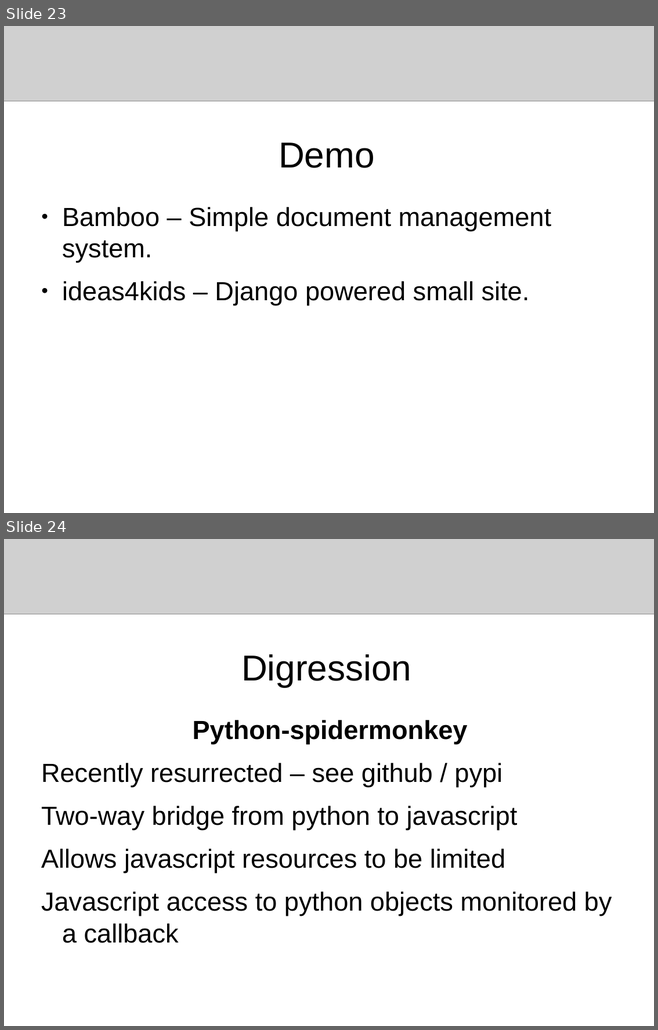
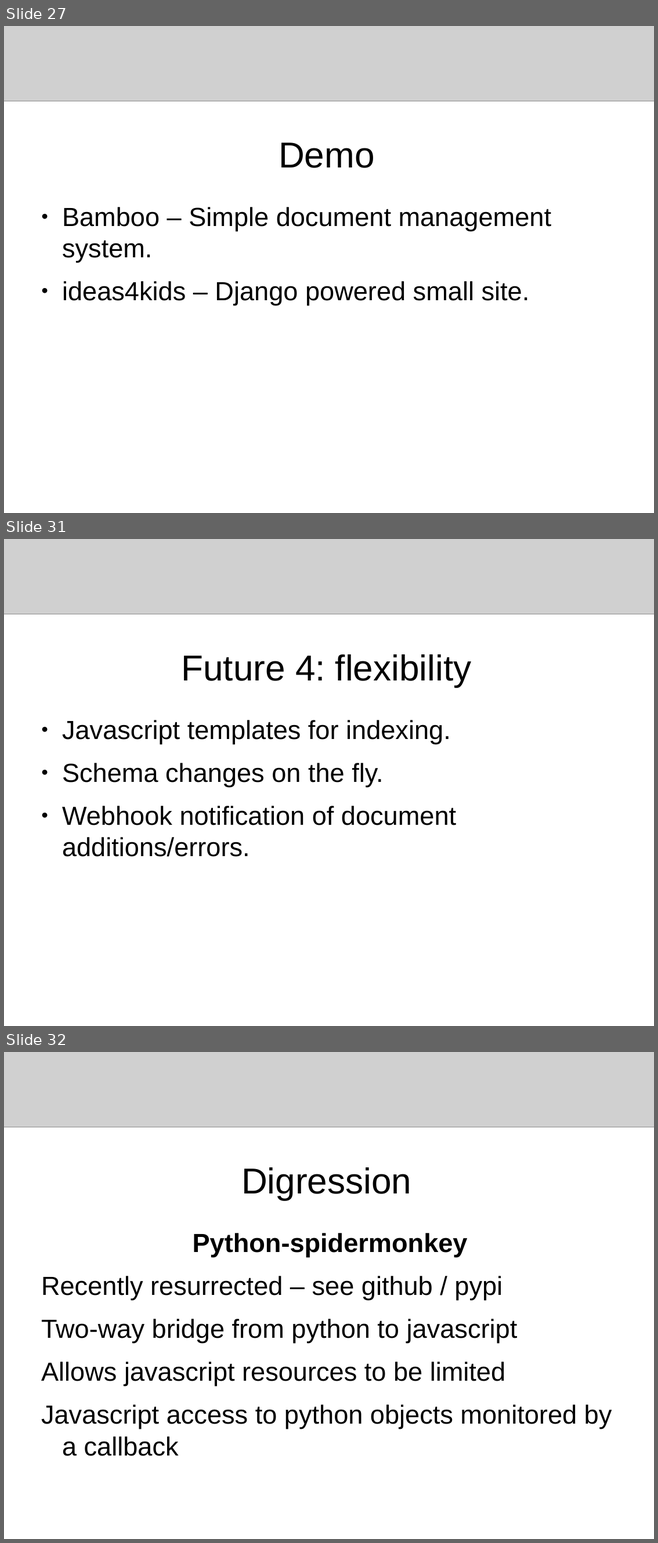
Before and after one commit to flaxsearch/flaxcode, a slide deck: flax_search_service/docs/presentations/europython2009.odp. Shown one above the other, each under a label of ours: slides 23 and 24 before the commit, slides 27, 31 and 32 after it; the slides between them are not shown. The pictures are 658x1030 and 658x1543 pixels, drawn with LibreOffice and Linux fonts; fonts in the diff are those of the drawing; grey boxes stand for pictures. Boxes give left, top, right and bottom in pixels: in the first picture for what was removed or moved away, otherwise in the second. Text is boxed around its words. In the diff, an @@ line names an element or a change of style, - is before the commit and + after.

```diff
--- a/flax_search_service/docs/presentations/europython2009.odp
+++ b/flax_search_service/docs/presentations/europython2009.odp
@@ slide 31 added at <box>4,539,654,1026</box>, background #FFFFFF @@
@@ picture added at <box>4,539,654,614</box> @@
@@ title added at <box>181,654,471,687</box>, 44 pt, text #000000 @@
+Future 4: flexibility
@@ text added at <box>62,720,456,857</box>, 32 pt, text #000000 @@
+● Javascript templates for indexing.
+● Schema changes on the fly.
+● Webhook notification of document additions/errors.
@@ what was slide 23 is now slide 27 @@
@@ what was slide 24 is now slide 32 @@
```
Also in this commit, not shown: 2 slides changed, 7 other slides added.
